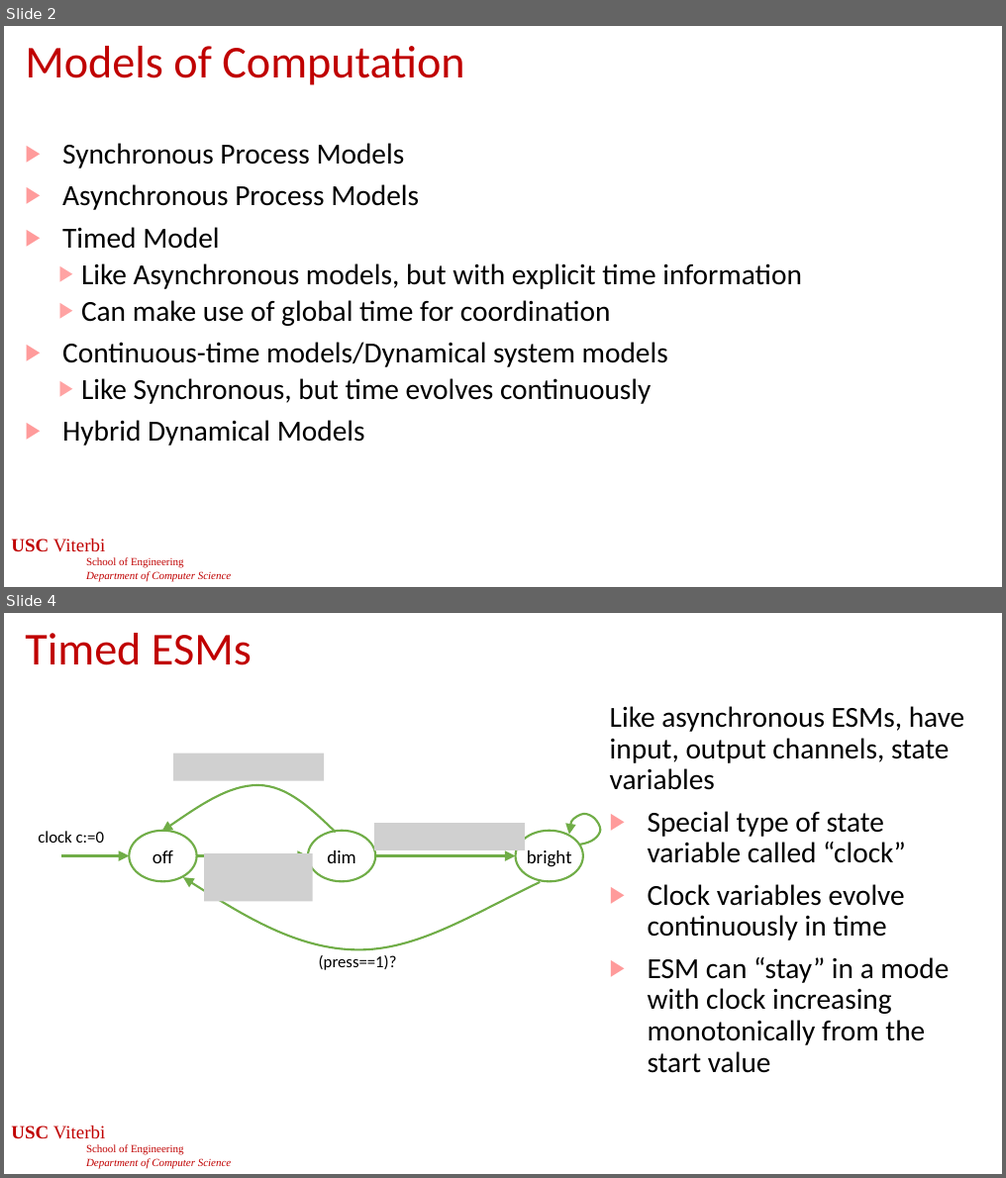
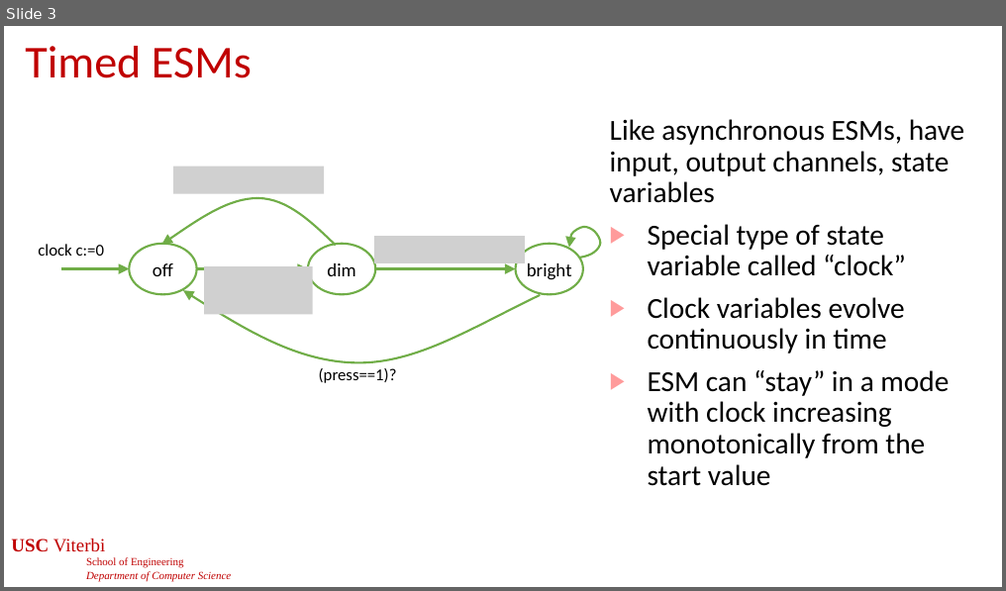
Before and after one commit to jdeshmukh/jdeshmukh.github.io, a slide deck: teaching/cs513-autocps-fall-2024/slides/TimedModels.pptx. Shown one above the other, each under a label of ours: slides 2 and 4 before the commit, slide 3 after it; the slides between them are not shown. The pictures are 1006x1178 and 1006x591 pixels, drawn with LibreOffice and Linux fonts; fonts in the diff are those of the drawing; grey boxes stand for pictures; background and template pictures are left out. Boxes give left, top, right and bottom in pixels: in the first picture for what was removed or moved away, otherwise in the second. Text is boxed around its words. In the diff, an @@ line names an element or a change of style, - is before the commit and + after.

```diff
--- a/teaching/cs513-autocps-fall-2024/slides/TimedModels.pptx
+++ b/teaching/cs513-autocps-fall-2024/slides/TimedModels.pptx
@@ slide 2 removed at (4, 26, 1002, 587), background #FFFFFF; not listed: 1 template element that a slide beside it also shows @@
@@ title removed at (25, 46, 464, 85) @@
-Models of Computation
@@ text removed at (62, 143, 802, 446) @@
-▶ Synchronous Process Models
-▶ Asynchronous Process Models
-▶ Timed Model
-  ▶ Like Asynchronous models, but with explicit time information
-  ▶ Can make use of global time for coordination
-▶ Continuous-time models/Dynamical system models
-  ▶ Like Synchronous, but time evolves continuously
-▶ Hybrid Dynamical Models
@@ page number removed at (391, 547, 616, 576) @@
-2
@@ what was slide 4 is now slide 3 @@
```
Also in this commit, not shown: 4 slides changed, 1 slide added, 2 other files.
